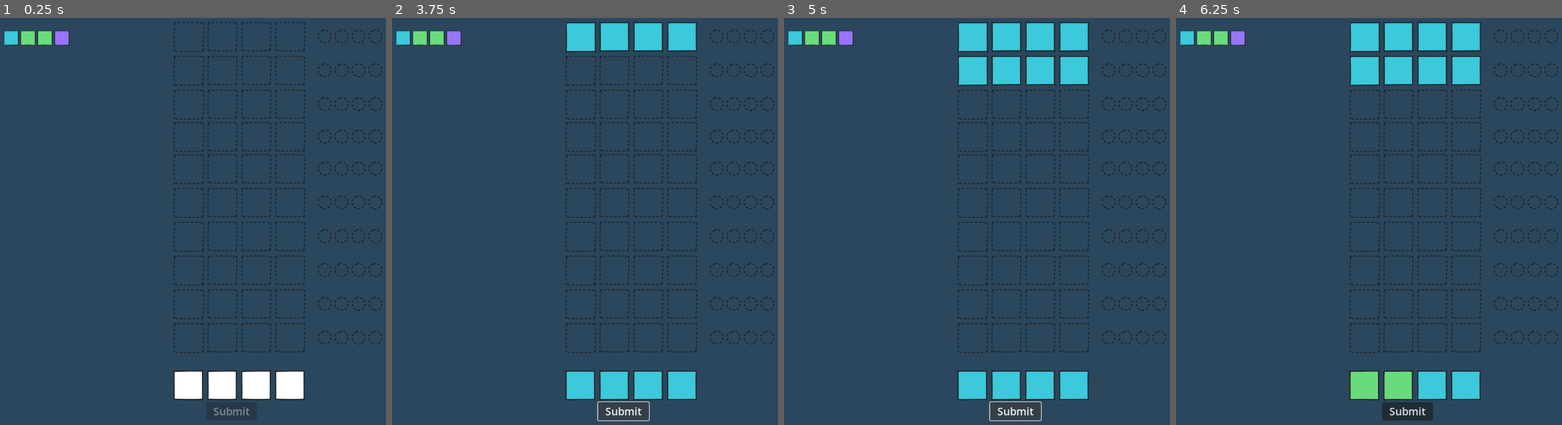
Above: before the commit, frames 1-4 (left to right).
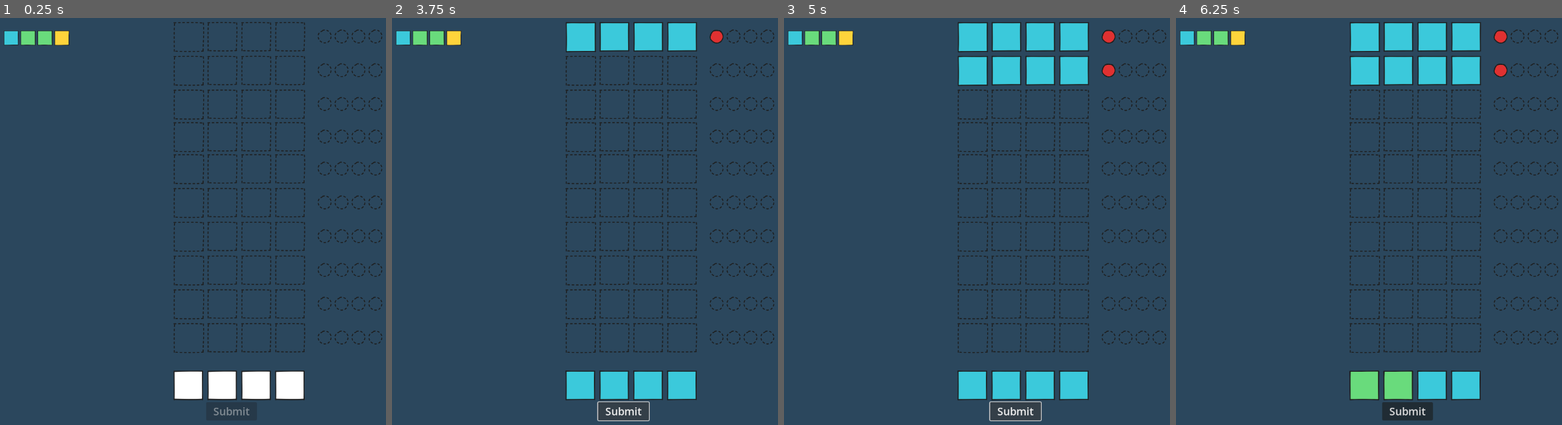
Above: after the commit, the same moments.

Repository: mromphf/mastermind
Game: Godot game, scene res://root.tscn
Two runs of this game, one before a commit and one after it. Both use one fixed random seed, a clock stepped at 60 frames per second and the inputs below.
Inputs (mouse positions are in pixels of both pictures, inside the frame that each line leads up to):
- Up to frame 1 (0.25 s): no input
- Up to frame 2 (3.75 s): click (581, 384) at 0.5 s; click (615, 384) at 1.25 s; click (650, 384) at 2 s; click (681, 384) at 2.75 s; click "Submit" at 3.5 s
- Up to frame 3 (5 s): click "Submit" at 4.25 s
- Up to frame 4 (6.25 s): click (1365, 384) at 5 s; click (1399, 384) at 5.75 s

The runs differ from the first frame. In frame 1, 0.1% of the frame differs, in the area x 14-18%, y 3-7%; in frame 2, 0.2%; in frame 3, 0.3%, in the area x 14-86%, y 2-15%; in frame 4, 0.3%.

Commit message:
Render positional hints.

Diff:
--- a/Board.gd
+++ b/Board.gd
@@ -6,9 +6,11 @@
 var rnd = 1
 
 
-func update(input):
-	$OutputHousing.get_children()[rnd - 1] \
-		.render_submission(input)
+func update(input, correct):
+	var target = $OutputHousing.get_children()[rnd - 1]
+	target.render_submission(input)
+	target.render_hints(correct)
+
 	rnd = rnd + 1 if rnd <= MAX_ROUNDS else MAX_ROUNDS
 
 func _ready():
--- a/HUD.gd
+++ b/HUD.gd
@@ -22,9 +22,12 @@
 
 func _on_submit():
 	$Snap.play()
-	var arr = $Selections.get_children() \
-		.map(func(s:Selector): return s.ord)
-	emit_signal("publish_submission", arr)
+	emit_signal("publish_submission", {
+		1: $Selections/Selector1.ord,
+		2: $Selections/Selector2.ord,
+		3: $Selections/Selector3.ord,
+		4: $Selections/Selector4.ord
+	})
 
 
 func _ready():
--- a/game.gd
+++ b/game.gd
@@ -11,13 +11,24 @@
 	YELLOW = 5
 }
 
+enum Hints {
+	EMPTY = 0,
+	WHITE = 1,
+	RED = 2
+}
 
 
 static var image_map = {
-	Code.Colors.WHITE: preload("res://img/blc_white.svg"),
-	Code.Colors.AQUA: preload("res://img/blc_aqua.svg"),
-	Code.Colors.YELLOW: preload("res://img/blc_yellow.svg"),
-	Code.Colors.GREEN: preload("res://img/blc_green.svg"),
-	Code.Colors.PINK: preload("res://img/blc_pink.svg"),
-	Code.Colors.PURPLE: preload("res://img/blc_purple.svg")
+	Colors.WHITE: preload("res://img/blc_white.svg"),
+	Colors.AQUA: preload("res://img/blc_aqua.svg"),
+	Colors.YELLOW: preload("res://img/blc_yellow.svg"),
+	Colors.GREEN: preload("res://img/blc_green.svg"),
+	Colors.PINK: preload("res://img/blc_pink.svg"),
+	Colors.PURPLE: preload("res://img/blc_purple.svg")
 }
+
+static var hint_map = {
+	Hints.EMPTY: preload("res://img/crc_empty.svg"),
+	Hints.WHITE: preload("res://img/crc_white.svg"),
+	Hints.RED: preload("res://img/crc_red.svg")
+}
--- a/output.gd
+++ b/output.gd
@@ -6,6 +6,12 @@
 	for idx in inputs.keys():
 		inputs[idx].set_texture(Code.image_map[submission[idx]])
 
+
+func render_hints(correct: int):
+	for hint in $Hints.get_children().slice(0, correct):
+		hint.set_texture(Code.hint_map[2])
+
+
 func _ready():
 	inputs = {
 		0: $Input/Box1,
--- a/root.gd
+++ b/root.gd
@@ -1,10 +1,19 @@
 extends Node
+var code = {}
 
+func on_submission(submission: Dictionary):
+	var red = code.keys() \
+		.filter(func(x: int): return code[x] == submission[x]) \
+		.size()
 
-func on_submission(submission):
-	$Board.update(submission)
+	$Board.update(submission.values(), red)
 
 
 func _ready():
-	var code = [1, 2, 2, 4]
-	$HUD._draw_cheat_box(code);
+	code = {
+		1: Code.Colors.AQUA,
+		2: Code.Colors.GREEN,
+		3: Code.Colors.GREEN,
+		4: Code.Colors.YELLOW
+	}
+	$HUD._draw_cheat_box(code.values());
